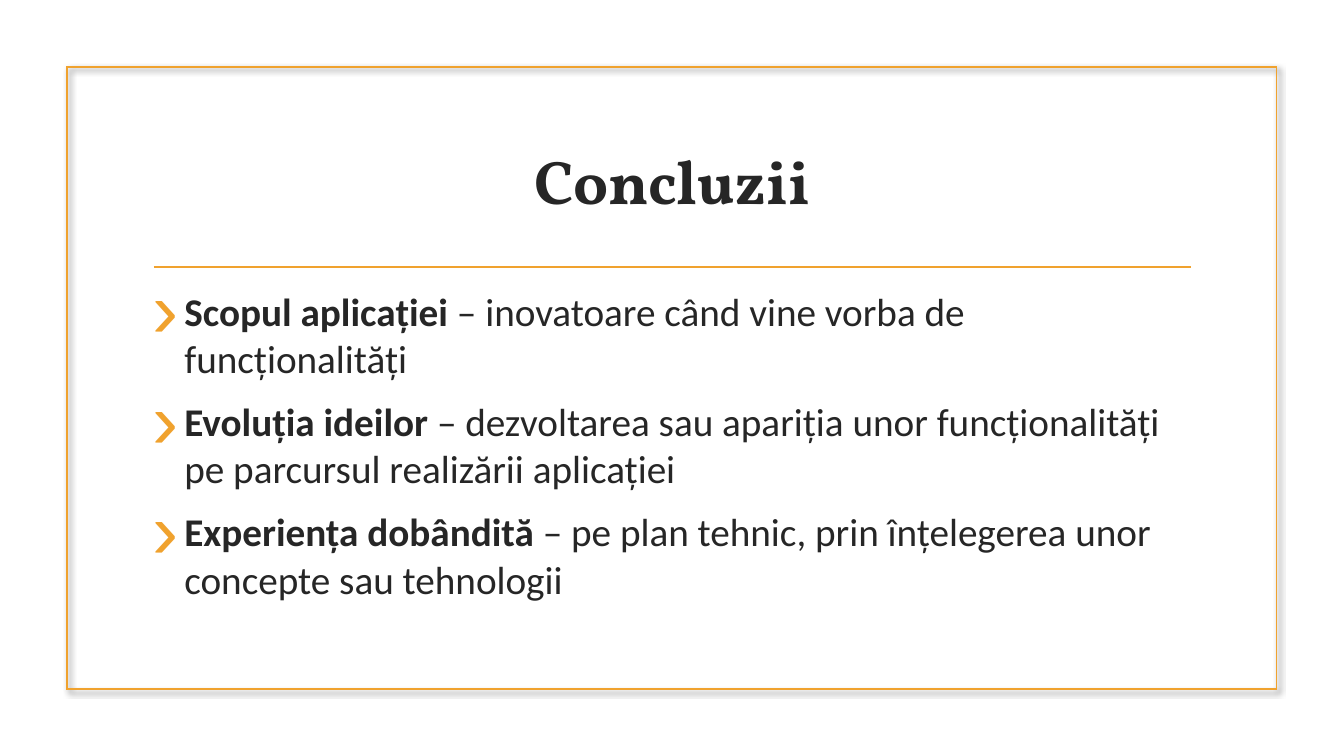
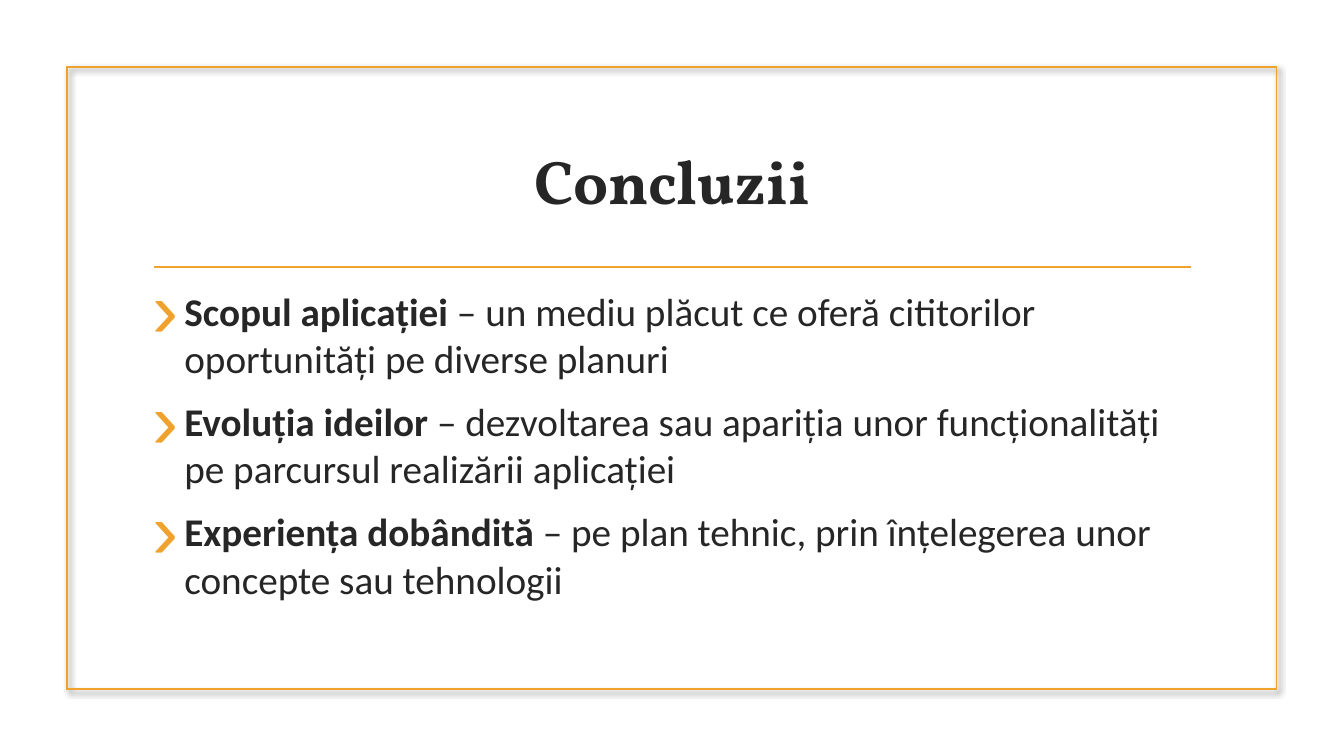
Before and after one commit to Scyree/BachelorThesis, a slide deck: slide 10 of Licenta2018CorfuAlexandru/ExploreBooks.pptx (slide 11 before the commit). Drawn at 1344x756 pixels with LibreOffice and Linux fonts; fonts in the diff are those of the drawing; background and template pictures are left out. Boxes give left, top, right and bottom in pixels: in the first picture for what was removed or moved away, otherwise in the second. Text is boxed around its words. In the diff, an @@ line names an element or a change of style, - is before the commit and + after.

```diff
--- a/Licenta2018CorfuAlexandru/ExploreBooks.pptx
+++ b/Licenta2018CorfuAlexandru/ExploreBooks.pptx
@@ text at (x1=184, y1=298, x2=1036, y2=380): text changed @@
-› Scopul aplicației – inovatoare când vine vorba de funcționalități
+› Scopul aplicației – un mediu plăcut ce oferă cititorilor oportunități pe diverse planuri
```
Also in this commit, not shown: 8 other slides changed, 2 slides added, 2 slides removed.
